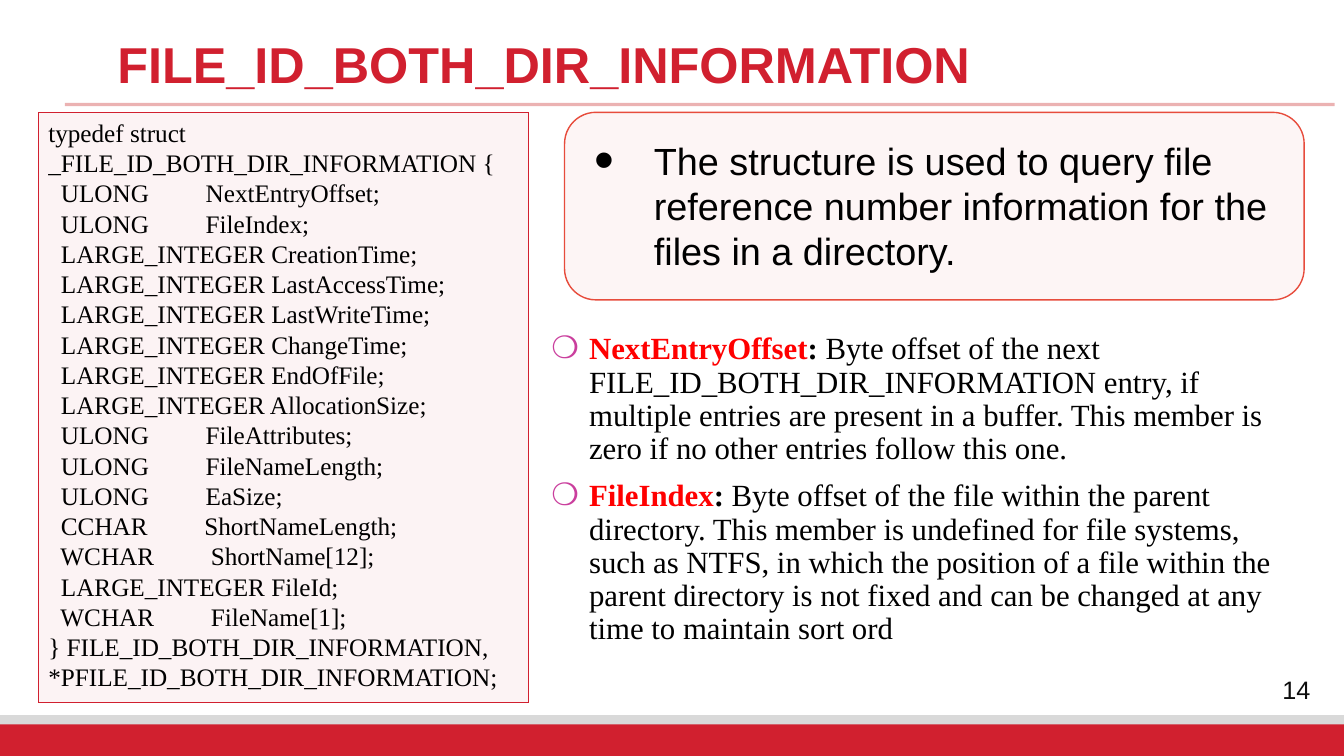
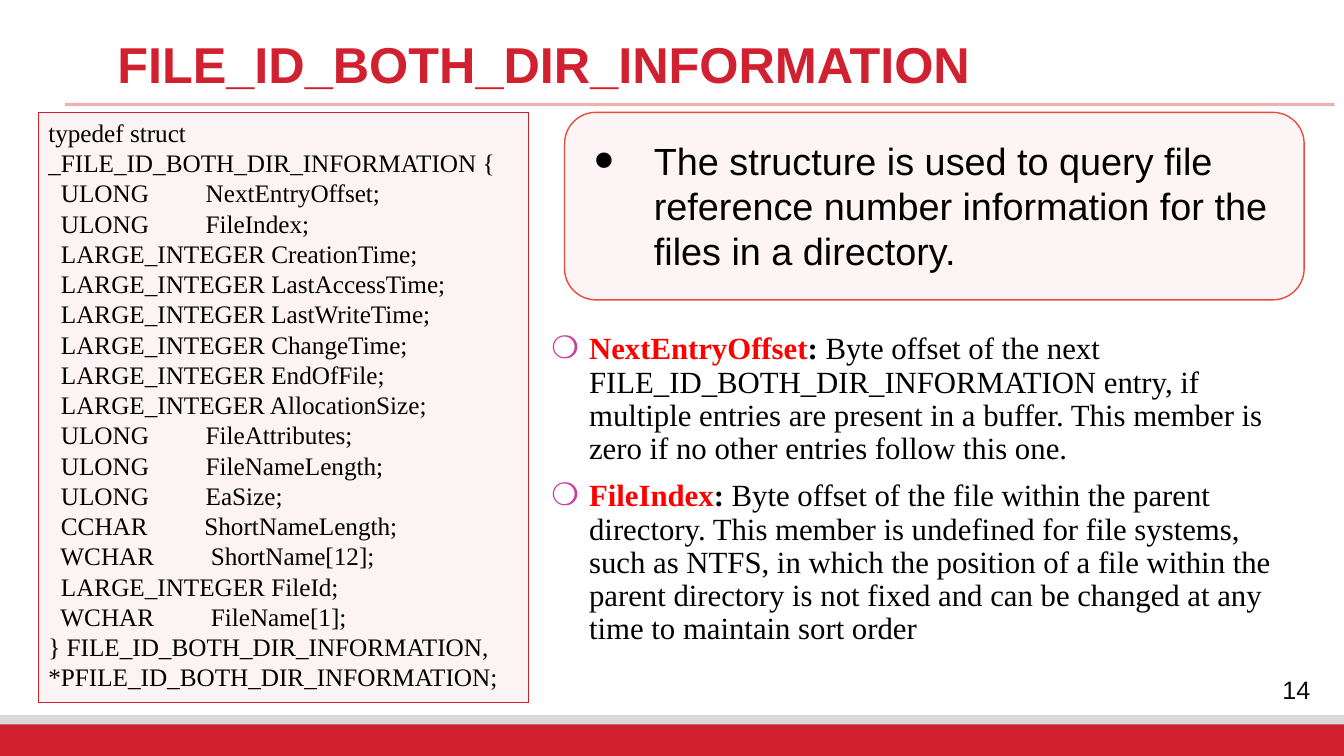
Before and after one commit to fangtian-zhong/fangtian-zhong.github.io, a slide deck: slide 14 of assets/slides/CSCI_591_Malicious_Code_Analysis_10.pptx. Drawn at 1344x756 pixels with LibreOffice and Linux fonts; fonts in the diff are those of the drawing; background and template pictures are left out. Boxes give left, top, right and bottom in pixels: in the first picture for what was removed or moved away, otherwise in the second. Text is boxed around its words. In the diff, an @@ line names an element or a change of style, - is before the commit and + after.

```diff
--- a/assets/slides/CSCI_591_Malicious_Code_Analysis_10.pptx
+++ b/assets/slides/CSCI_591_Malicious_Code_Analysis_10.pptx
@@ text at (589,484,1271,640): text changed @@
-❍ FileIndex: Byte offset of the file within the parent directory. This member is undefined for file systems, such as NTFS, in which the position of a file within the parent directory is not fixed and can be changed at any time to maintain sort ord
+❍ FileIndex: Byte offset of the file within the parent directory. This member is undefined for file systems, such as NTFS, in which the position of a file within the parent directory is not fixed and can be changed at any time to maintain sort order
```
Also in this commit, not shown: 10 other slides changed, 1 slide added, 1 slide removed.
